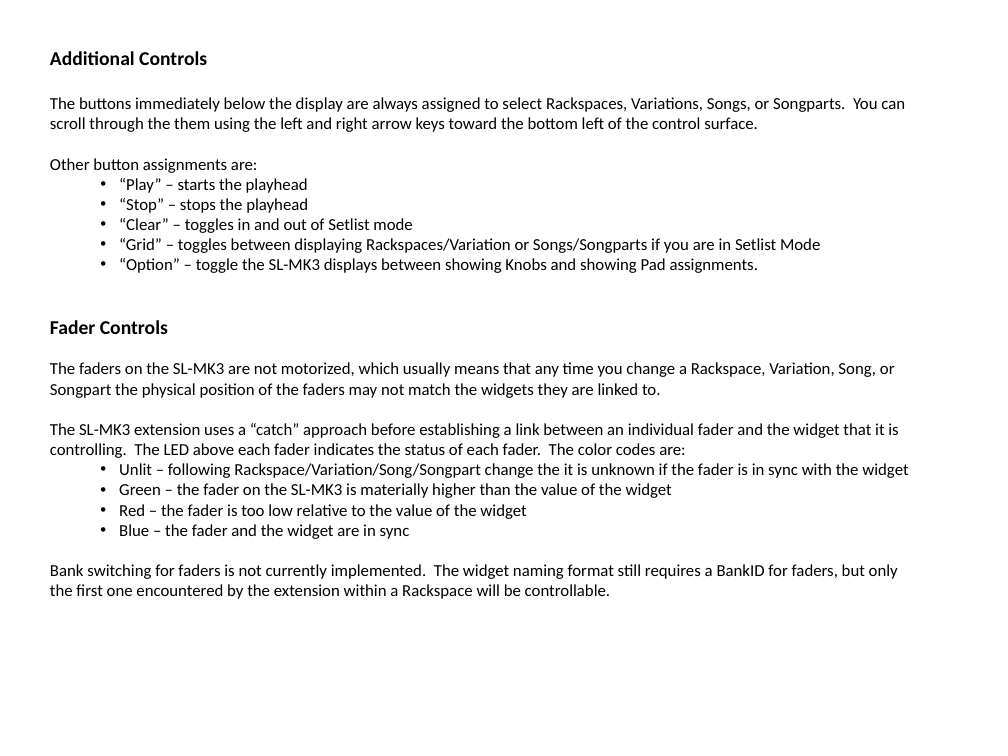
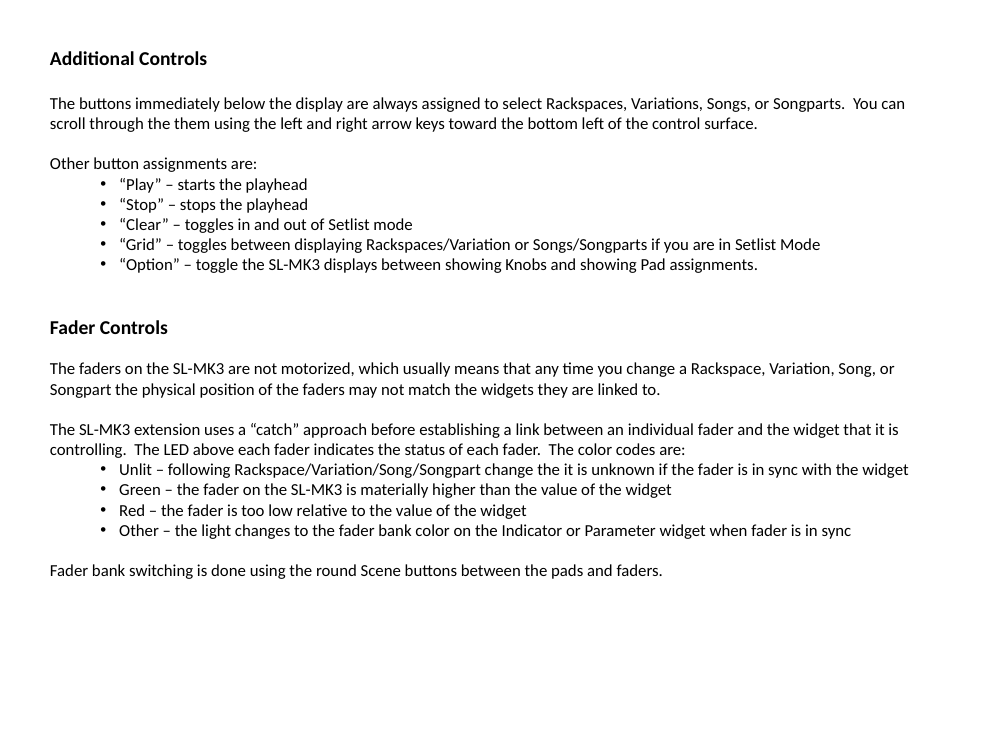
Before and after one commit to WidnerM/GP-SL-MK3, a slide deck: slide 6 of SL-MK3 Extension.pptx (slide 5 before the commit). Drawn at 1008x756 pixels with LibreOffice and Linux fonts; fonts in the diff are those of the drawing. Boxes give left, top, right and bottom in pixels: in the first picture for what was removed or moved away, otherwise in the second. Text is boxed around its words. In the diff, an @@ line names an element or a change of style, - is before the commit and + after.

```diff
--- a/SL-MK3 Extension.pptx
+++ b/SL-MK3 Extension.pptx
@@ text at [50,524,852,579]: text changed @@
-  • Blue – the fader and the widget are in sync
-Bank switching for faders is not currently implemented. The widget naming format still requires a BankID for faders, but only the first one encountered by the extension within a Rackspace will be controllable.
+  • Other – the light changes to the fader bank color on the Indicator or Parameter widget when fader is in sync
+Fader bank switching is done using the round Scene buttons between the pads and faders.
```
Also in this commit, not shown: 1 slide added, 7 other files.
